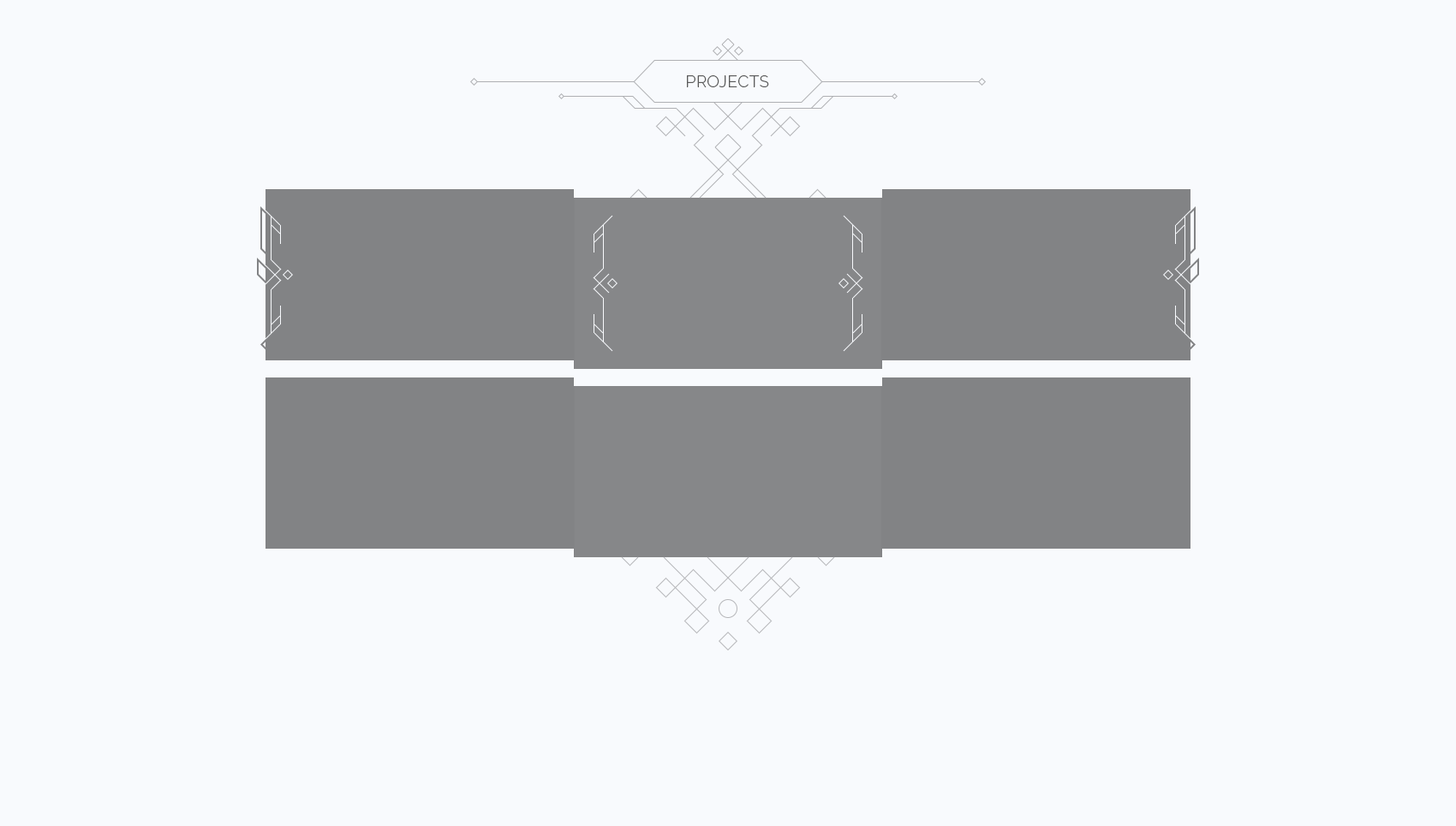
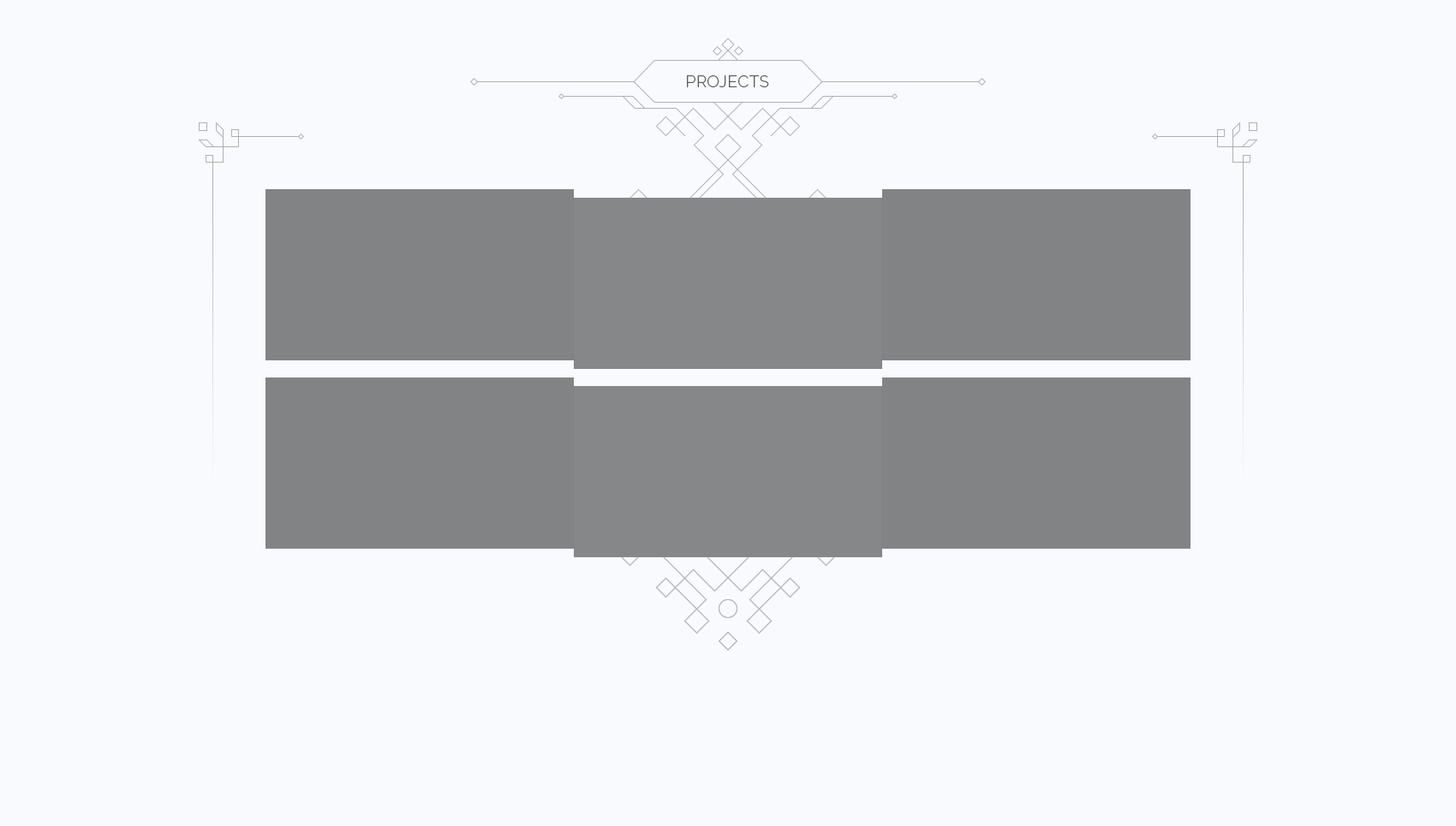
Layers edited between the first and the second 1456×826 image:
added group "angle" with 6 layers in group "content" over [198, 122, 1258, 478]
added group "angle_left" (3rd of 4, in "page_projects" › "content" › "angle") with 2 layers in group "angle" over [198, 122, 305, 478]
added layer "angle_left" (4th of 4, in "page_projects" › "content" › "angle" › "angle_left") in group "angle_left" over [198, 122, 305, 163]
added group "angle_right" (3rd of 4, in "page_projects" › "content" › "angle") with 2 layers in group "angle" over [1151, 122, 1258, 477]
added layer "angle_right" (4th of 4, in "page_projects" › "content" › "angle" › "angle_right") in group "angle_right" over [1151, 122, 1258, 163]
moved "grouping_large" above "grouping_med" over [256, 206, 1200, 651]
removed group "emborder" (3rd of 5, in "page_projects" › "test" › "grouping_large" › "row1" › "tile left") (3 layers) from group "tile left" over [256, 206, 293, 351]
removed group "emborder_left" (2nd of 3, in "page_projects" › "test" › "grouping_large" › "row1" › "tile left" › "emborder") (2 layers) from group "emborder" over [256, 206, 293, 351]
removed layer "emborder_left_inside" (2nd of 3, in "page_projects" › "test" › "grouping_large" › "row1" › "tile left" › "emborder" › "emborder_left") from group "emborder_left" over [264, 209, 293, 341]
added layer "embroid_bot copy" in group "tile left" over [620, 556, 836, 651]
removed group "alternate" (1st of 2, in "page_projects" › "test" › "grouping_large" › "row1" › "tile mid") (2 layers) from group "tile mid" over [592, 214, 864, 353]
removed group "emborder" (4th of 5, in "page_projects" › "test" › "grouping_large" › "row1" › "tile right") (3 layers) from group "tile right" over [1163, 206, 1200, 351]
removed group "emborder_right" (3rd of 5, in "page_projects" › "test" › "grouping_large" › "row1" › "tile right" › "emborder") (2 layers) from group "emborder" over [1163, 206, 1200, 351]
…and 7 more changes (2 added, 1 painted, 4 removed, 1 stack)
